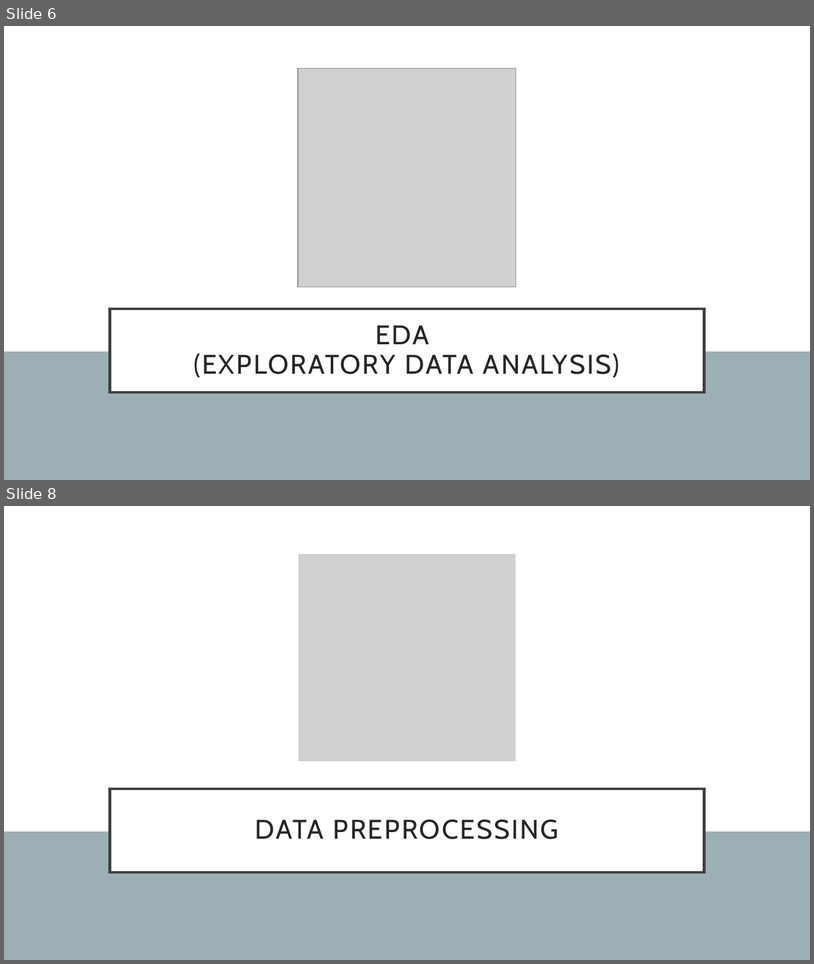
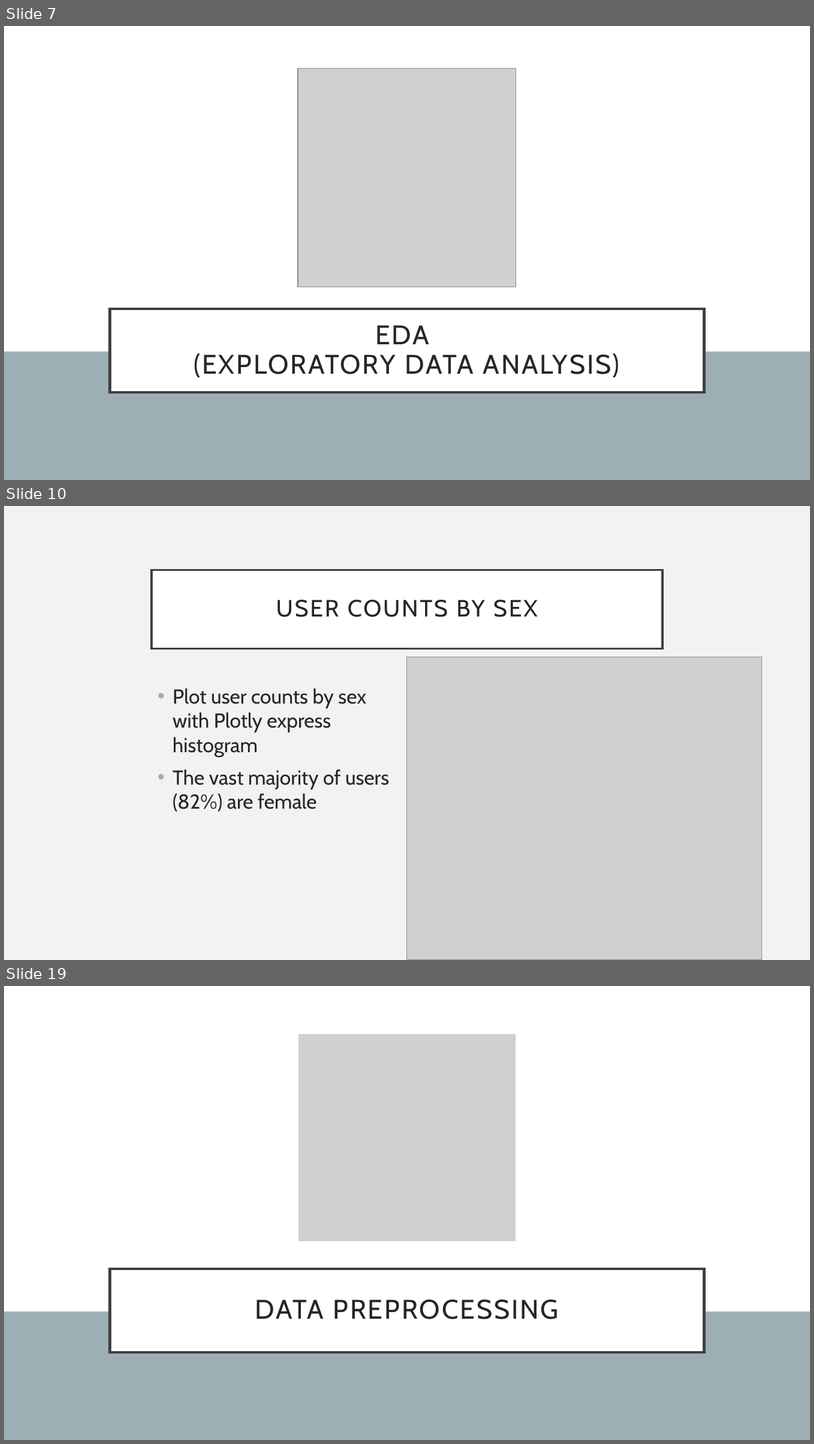
Before and after one commit to chelseanbr/aih-eda-modeling, a slide deck: aih-sl-tutorial.pptx. Shown one above the other, each under a label of ours: slides 6 and 8 before the commit, slides 7, 10 and 19 after it; the slides between them are not shown. The pictures are 814x964 and 814x1444 pixels, drawn with LibreOffice and Linux fonts; fonts in the diff are those of the drawing; grey boxes stand for pictures. Boxes give left, top, right and bottom in pixels: in the first picture for what was removed or moved away, otherwise in the second. Text is boxed around its words. In the diff, an @@ line names an element or a change of style, - is before the commit and + after.

```diff
--- a/aih-sl-tutorial.pptx
+++ b/aih-sl-tutorial.pptx
@@ slide 10 added at (x1=4, y1=506, x2=810, y2=960), background #F2F2F2 @@
@@ title added at (x1=152, y1=570, x2=663, y2=648), fill #FFFFFF, outline #404040 2.5 pt, 28 pt, text #262626 @@
+USER COUNTS BY SEX
@@ picture added at (x1=408, y1=657, x2=762, y2=960) @@
@@ text added at (x1=173, y1=688, x2=389, y2=811), 24 pt, text #262626 @@
+• Plot user counts by sex with Plotly express histogram
+• The vast majority of users (82%) are female
@@ what was slide 6 is now slide 7 @@
@@ what was slide 8 is now slide 19 @@
```
Also in this commit, not shown: 2 slides changed, 11 other slides added, 1 slide removed, 1 other file.
